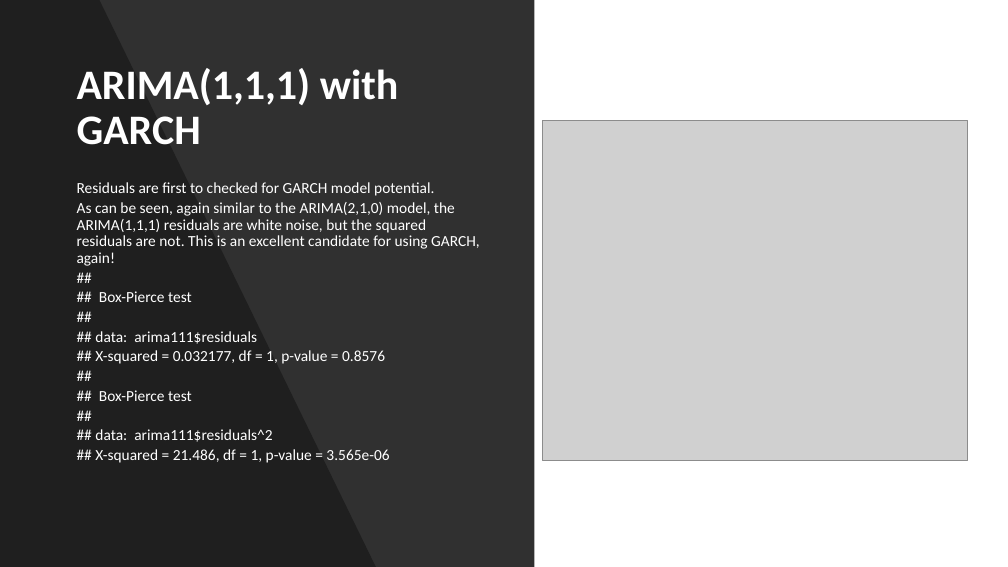
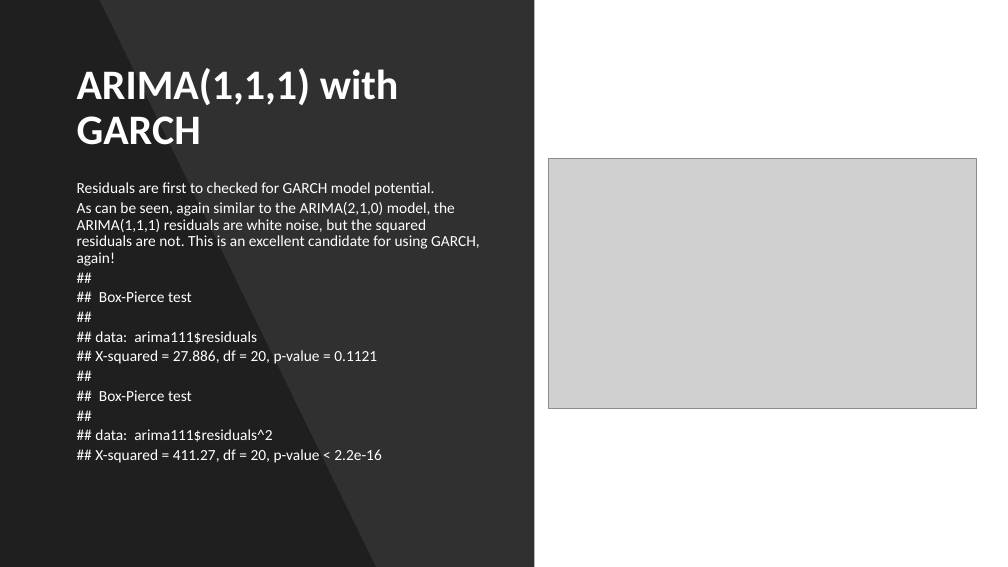
Before and after one commit to npthomas208/DS809-time-series, a slide deck: slide 72 of DS809ProjectPresentation v2.pptm (slide 78 before the commit). Drawn at 1008x567 pixels with LibreOffice and Linux fonts; fonts in the diff are those of the drawing; grey boxes stand for pictures. Boxes give left, top, right and bottom in pixels: in the first picture for what was removed or moved away, otherwise in the second. Text is boxed around its words. In the diff, an @@ line names an element or a change of style, - is before the commit and + after.

```diff
--- a/DS809ProjectPresentation v2.pptm
+++ b/DS809ProjectPresentation v2.pptm
@@ picture: place and size @@
-picture at [542, 120, 968, 461]
+picture at [548, 158, 977, 409]
@@ text at [95, 291, 382, 463]: text changed @@
-##
-## Box-Pierce test
-##
-## data: arima111$residuals
-## X-squared = 0.032177, df = 1, p-value = 0.8576
-##
-## Box-Pierce test
-##
-## data: arima111$residuals^2
-## X-squared = 21.486, df = 1, p-value = 3.565e-06
+##
+## Box-Pierce test
+##
+## data: arima111$residuals
+## X-squared = 27.886, df = 20, p-value = 0.1121
+##
+## Box-Pierce test
+##
+## data: arima111$residuals^2
+## X-squared = 411.27, df = 20, p-value < 2.2e-16
```
Also in this commit, not shown: 40 other slides changed, 2 slides added, 8 slides removed, 8 other files.
